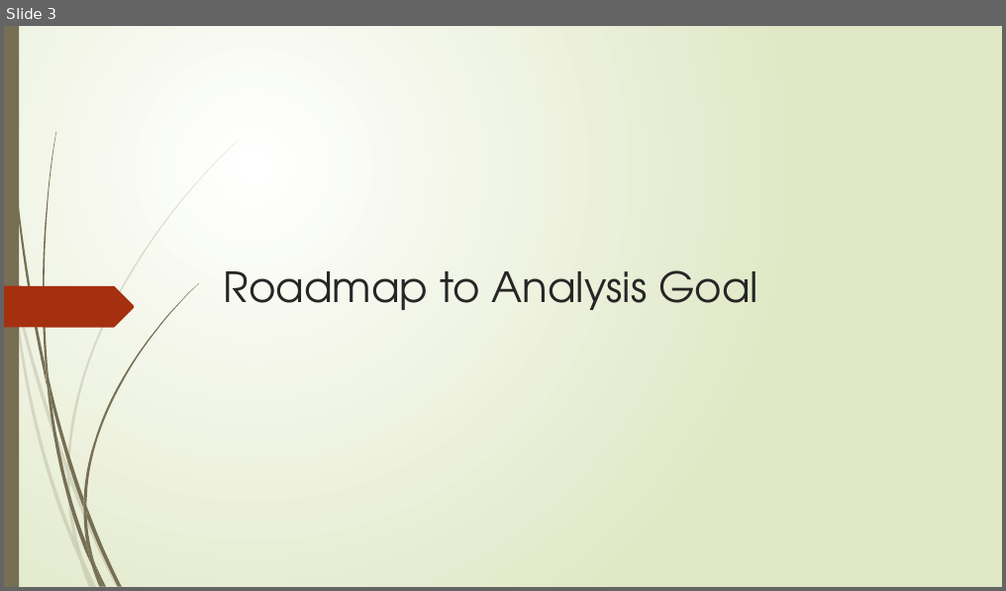
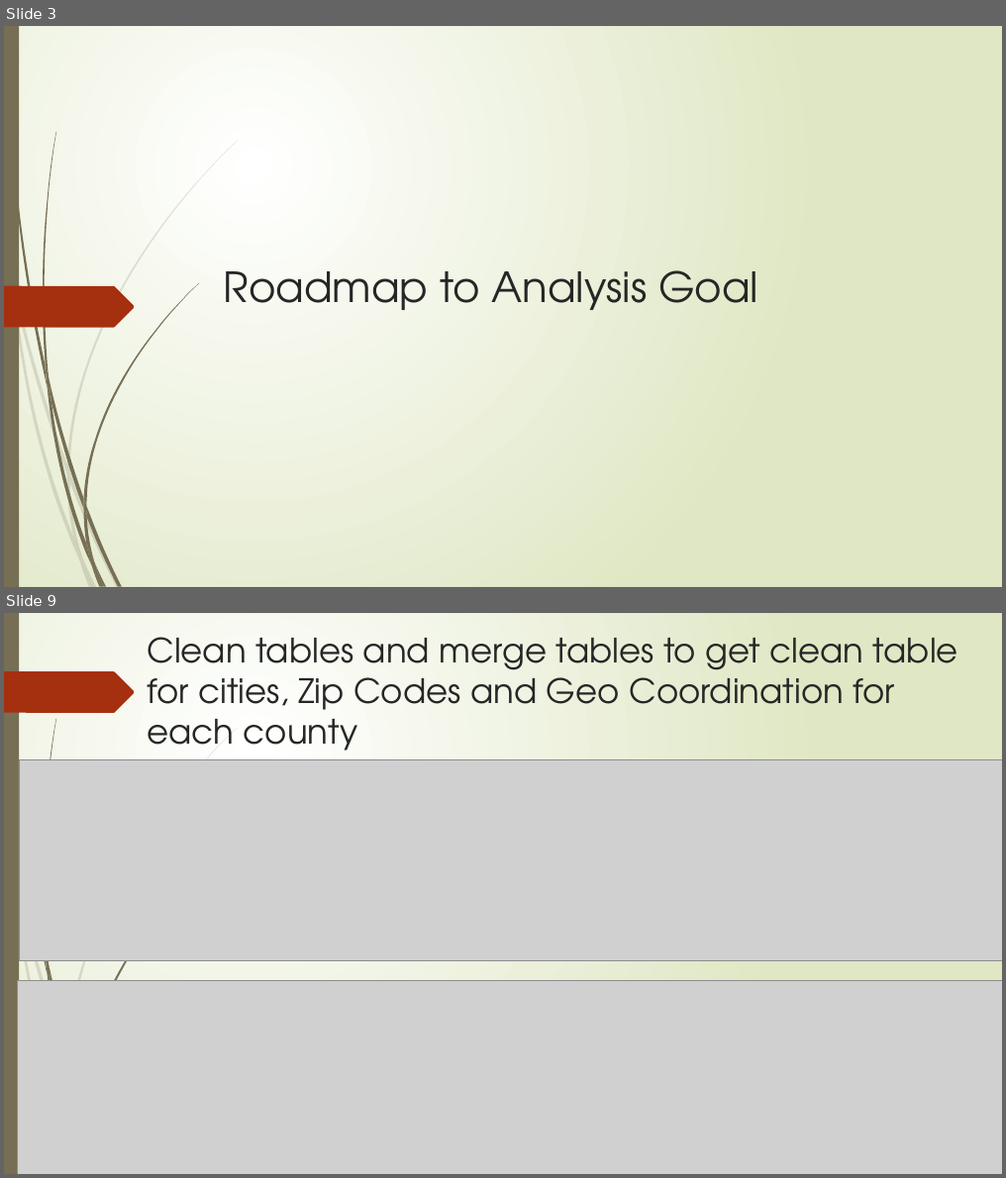
Before and after one commit to ameralbuttma/Coursera_Capstone_12_24_2020, a slide deck: Halal Food Provider in Ohio_USA.pptx. Shown one above the other, each under a label of ours: slide 3 before the commit, slides 3 and 9 after it; the slides between them are not shown. The pictures are 1006x591 and 1006x1178 pixels, drawn with LibreOffice and Linux fonts; fonts in the diff are those of the drawing; grey boxes stand for pictures. Boxes give left, top, right and bottom in pixels: in the first picture for what was removed or moved away, otherwise in the second. Text is boxed around its words. In the diff, an @@ line names an element or a change of style, - is before the commit and + after.

```diff
--- a/Halal Food Provider in Ohio_USA.pptx
+++ b/Halal Food Provider in Ohio_USA.pptx
@@ slide 9 added at bbox=[4, 613, 1002, 1174], background gradient #FFFFFF to #DFE8C4; not listed: 19 template elements that a slide beside it also shows @@
@@ title added at bbox=[147, 637, 958, 751], 32.4 pt, text #262626 @@
+Clean tables and merge tables to get clean table for cities, Zip Codes and Geo Coordination for each county
@@ freeform shape added at bbox=[4, 671, 135, 713], fill #A53010 @@
@@ picture added at bbox=[19, 761, 1002, 961] @@
@@ picture added at bbox=[18, 981, 1002, 1174] @@
```
Also in this commit, not shown: 1 slide changed, 16 other slides added, 1 other file.
